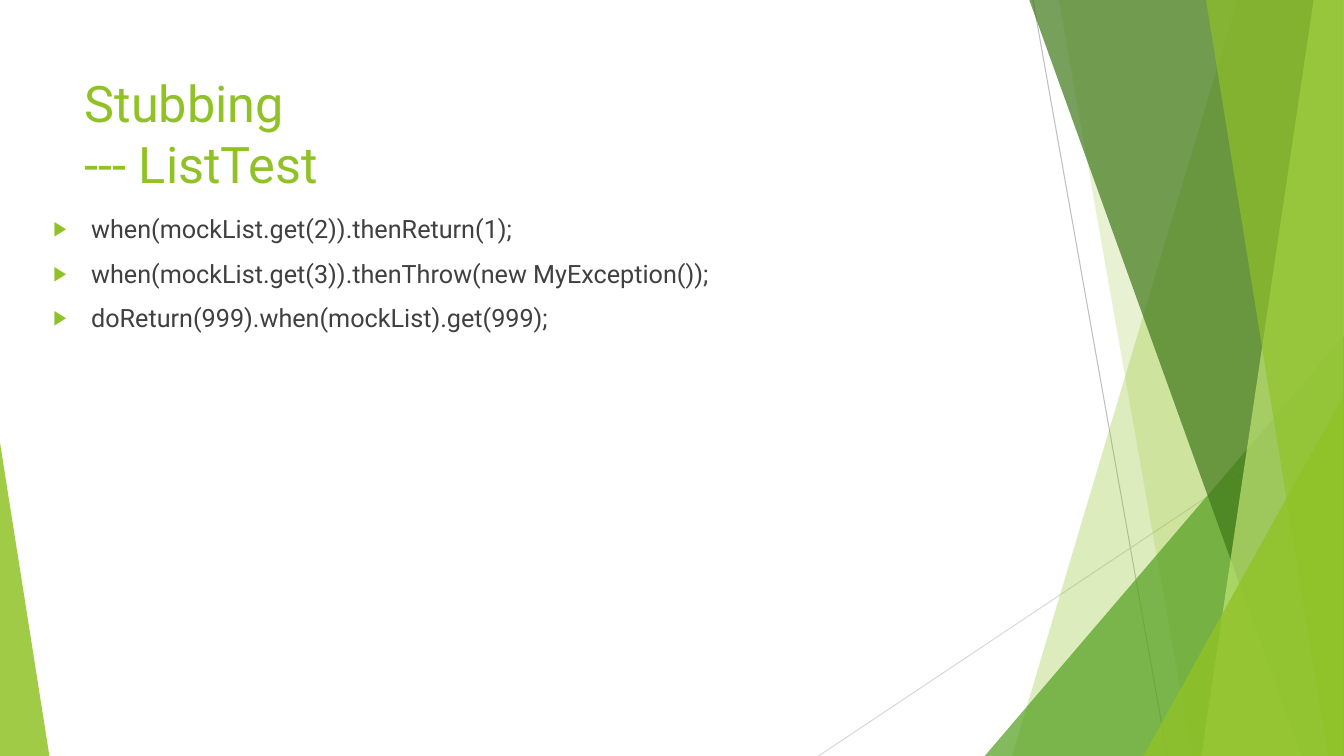
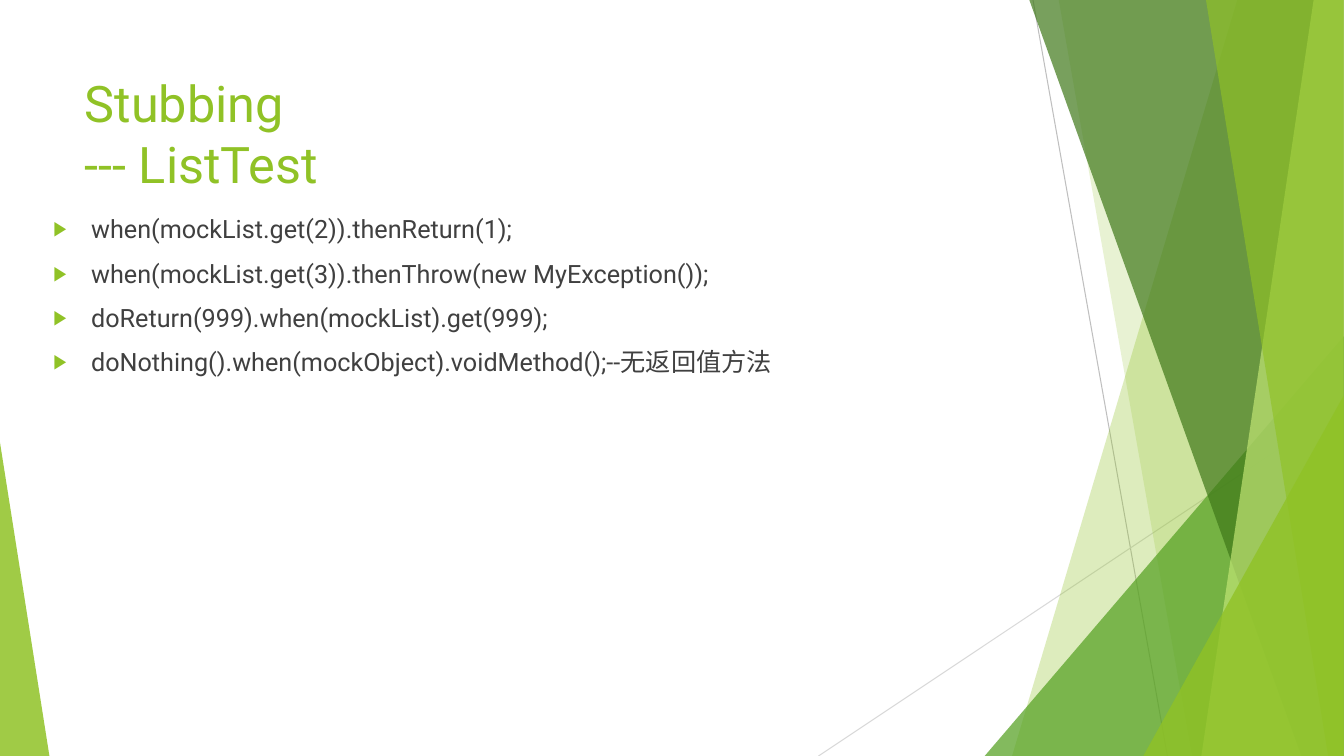
Before and after one commit to dxb350352/tddtest, a slide deck: slide 9 of mockito入门.pptx. Drawn at 1344x756 pixels with LibreOffice and Linux fonts; fonts in the diff are those of the drawing. Boxes give left, top, right and bottom in pixels: in the first picture for what was removed or moved away, otherwise in the second. Text is boxed around its words. In the diff, an @@ line names an element or a change of style, - is before the commit and + after.

```diff
--- a/mockito入门.pptx
+++ b/mockito入门.pptx
@@ text at [91, 350, 772, 377]: paragraph added @@
+▶ doNothing().when(mockObject).voidMethod();--无返回值方法
```
Also in this commit, not shown: 1 other slide changed.
